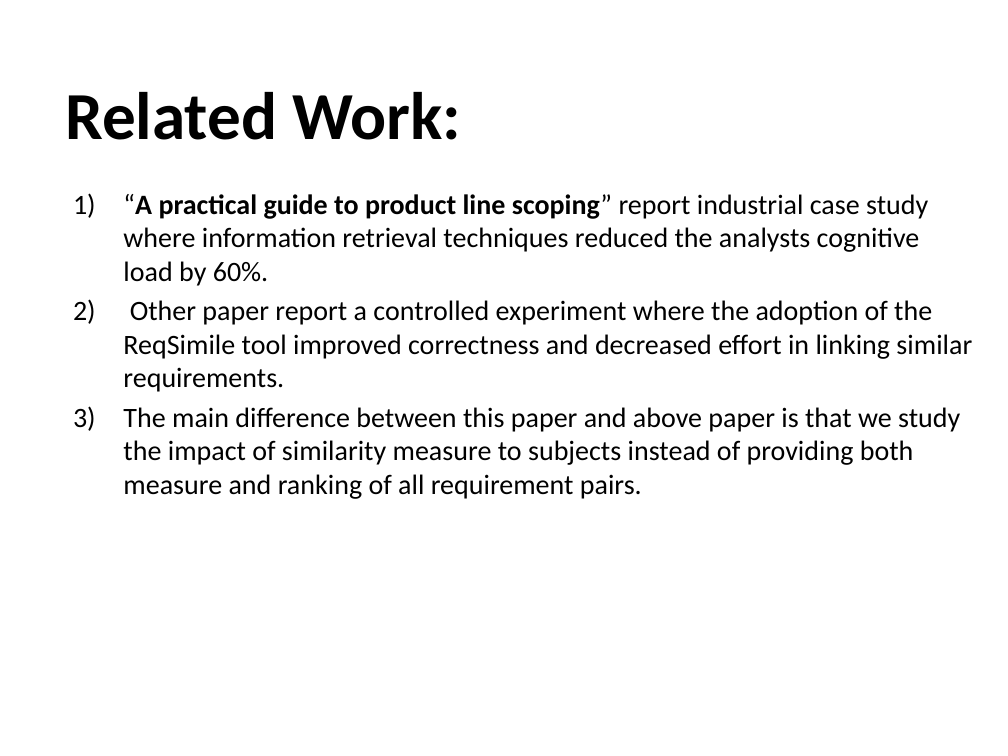
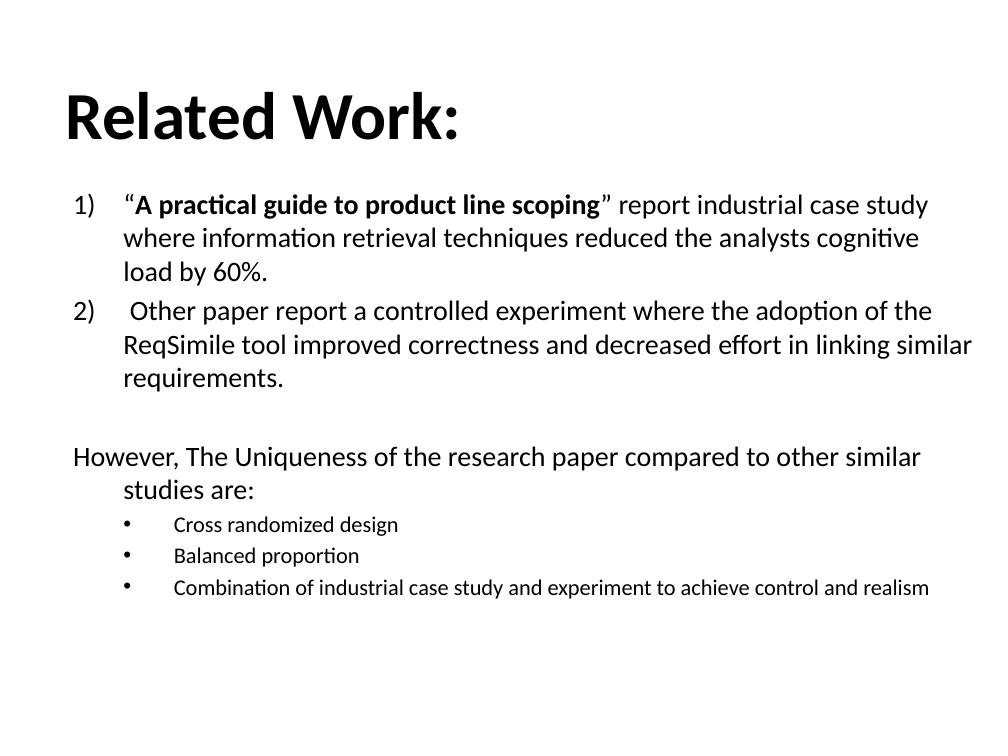
Before and after one commit to sindhusha-t/ASE-Lab-Assignments, a slide deck: slide 24 of Journal_presentation/The Effort Savings from Using NLP to Classify.pptx (slide 22 before the commit). Drawn at 1008x756 pixels with LibreOffice and Linux fonts; fonts in the diff are those of the drawing; background and template pictures are left out. Boxes give left, top, right and bottom in pixels: in the first picture for what was removed or moved away, otherwise in the second. Text is boxed around its words. In the diff, an @@ line names an element or a change of style, - is before the commit and + after.

Commit message:
Added few slides

```diff
--- a/Journal_presentation/The Effort Savings from Using NLP to Classify.pptx
+++ b/Journal_presentation/The Effort Savings from Using NLP to Classify.pptx
@@ subtitle at (73, 446, 929, 599): text changed; size 20 to 16 pt @@
-  3) The main difference between this paper and above paper is that we study the impact of similarity measure to subjects instead of providing both measure and ranking of all requirement pairs.
+  However, The Uniqueness of the research paper compared to other similar studies are:
+    • Cross randomized design
+    • Balanced proportion
+    • Combination of industrial case study and experiment to achieve control and realism
```
Also in this commit, not shown: 1 other slide changed, 2 slides added.
